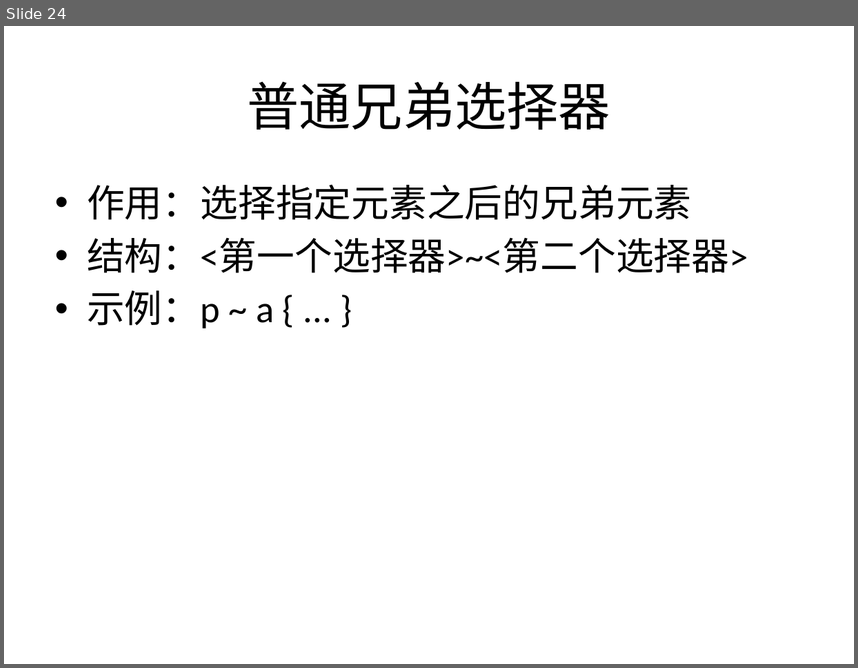
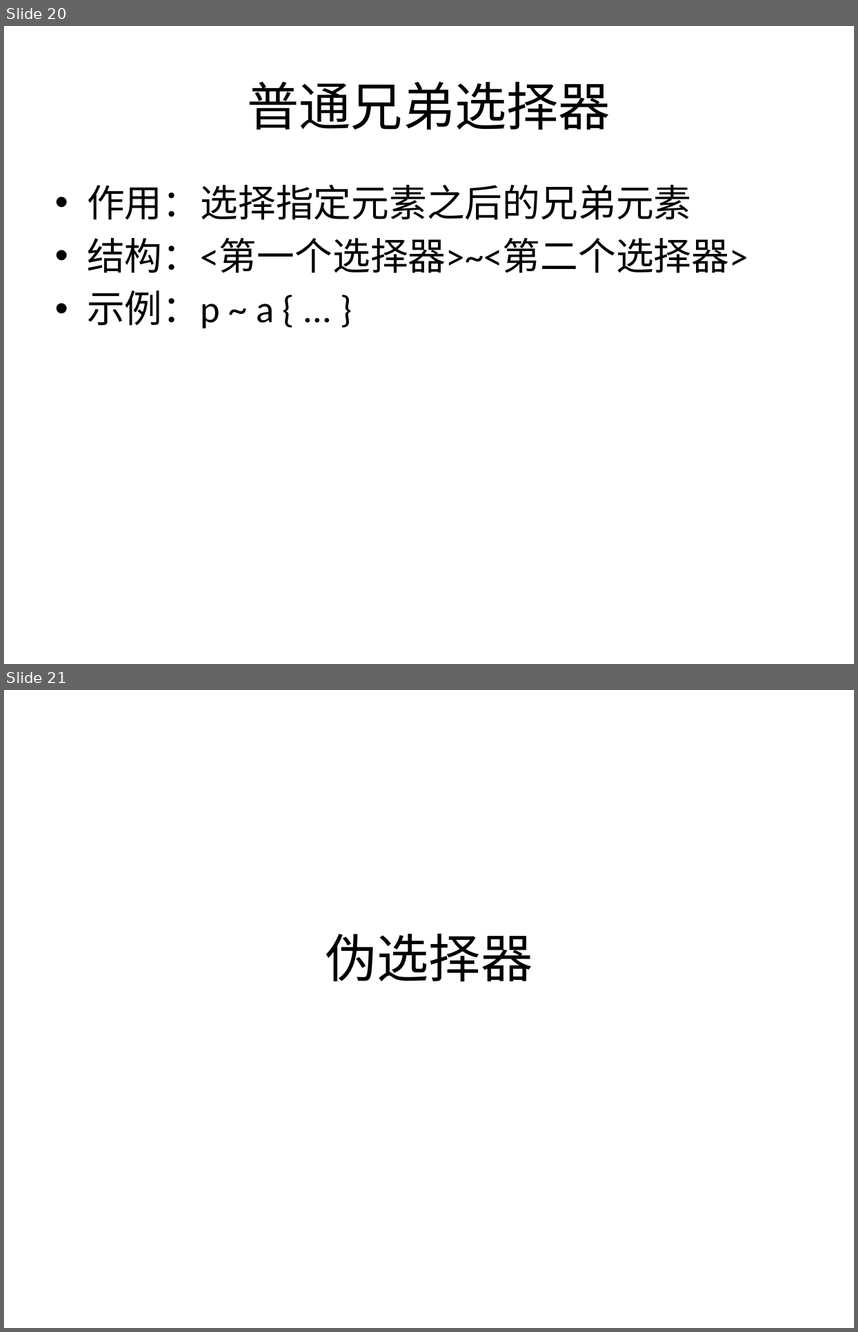
Before and after one commit to sans123wx/class, a slide deck: 网页设计与制作/课件/4/css选择器.pptx. Shown one above the other, each under a label of ours: slide 24 before the commit, slides 20 and 21 after it. The pictures are 858x668 and 858x1332 pixels, drawn with LibreOffice and Linux fonts; fonts in the diff are those of the drawing. Boxes give left, top, right and bottom in pixels: in the first picture for what was removed or moved away, otherwise in the second. Text is boxed around its words. In the diff, an @@ line names an element or a change of style, - is before the commit and + after.

```diff
--- a/网页设计与制作/课件/4/css选择器.pptx
+++ b/网页设计与制作/课件/4/css选择器.pptx
@@ slide 21 added at bbox=[4, 690, 854, 1328], background #FFFFFF @@
@@ title added at bbox=[325, 934, 533, 982], 44 pt, text #000000 @@
+伪选择器
@@ what was slide 24 is now slide 20 @@
```
Also in this commit, not shown: 9 other slides added, 4 slides removed, 20 other files.
